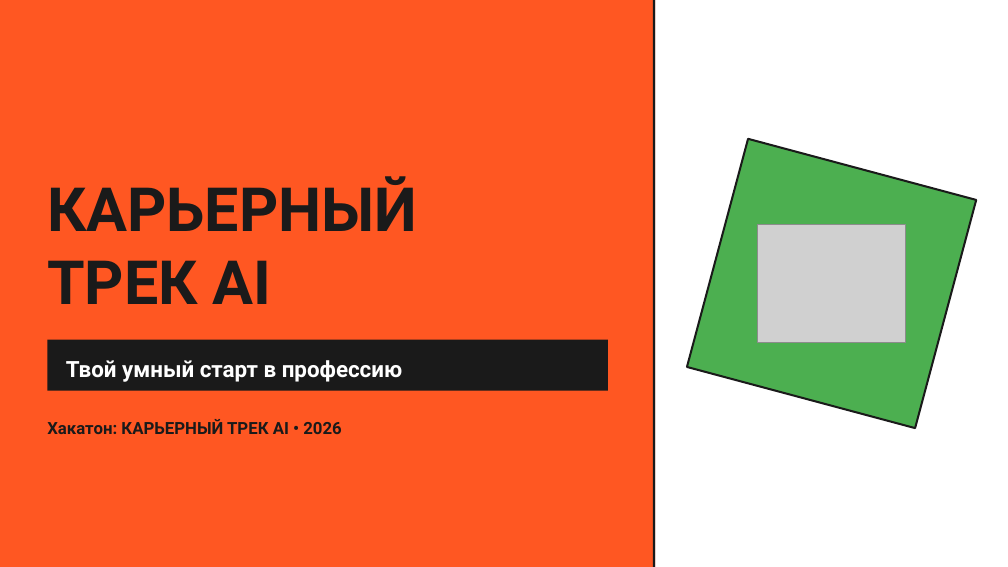
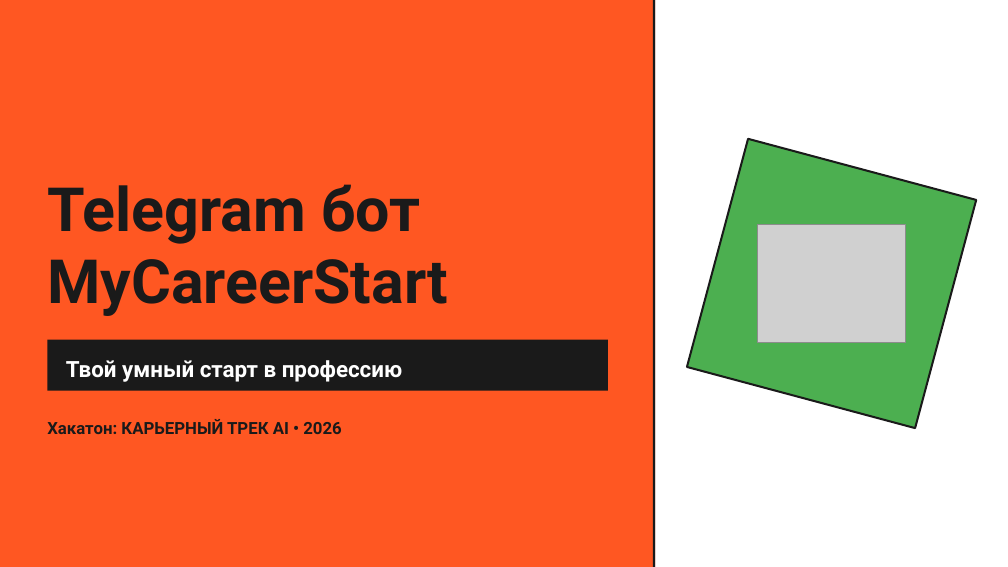
Before and after one commit to Healthy06/MyCareerStart, a slide deck: slide 1 of VIDEO_AND_PRESENTATION_HERE/ПРЕЗЕНТАЦИЯ.pptx. Drawn at 1008x567 pixels with LibreOffice and Linux fonts; fonts in the diff are those of the drawing; grey boxes stand for pictures; background and template pictures are left out. Boxes give left, top, right and bottom in pixels: in the first picture for what was removed or moved away, otherwise in the second. Text is boxed around its words. In the diff, an @@ line names an element or a change of style, - is before the commit and + after.

```diff
--- a/VIDEO_AND_PRESENTATION_HERE/ПРЕЗЕНТАЦИЯ.pptx
+++ b/VIDEO_AND_PRESENTATION_HERE/ПРЕЗЕНТАЦИЯ.pptx
@@ text at [47,184,448,316]: text changed @@
-КАРЬЕРНЫЙ
-ТРЕК AI
+Telegram бот MyCareerStart
```
Also in this commit, not shown: 2 other slides changed.
